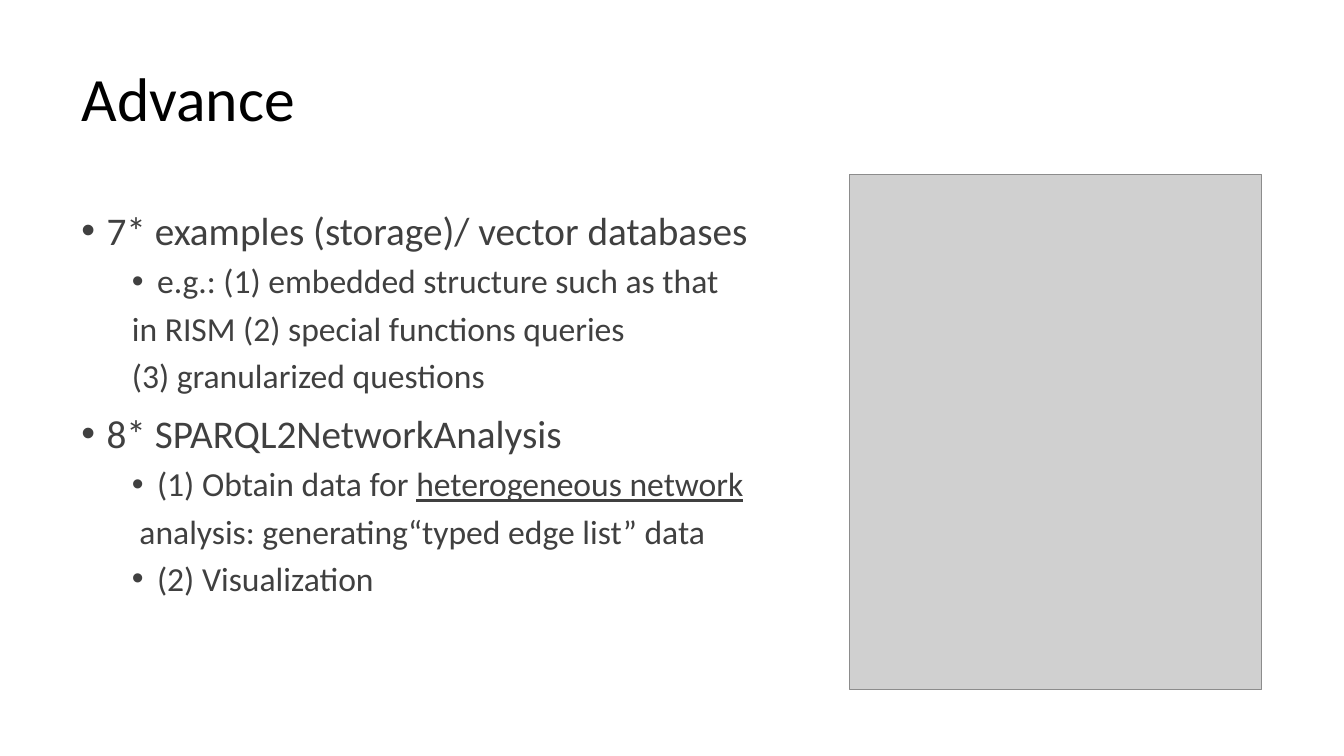
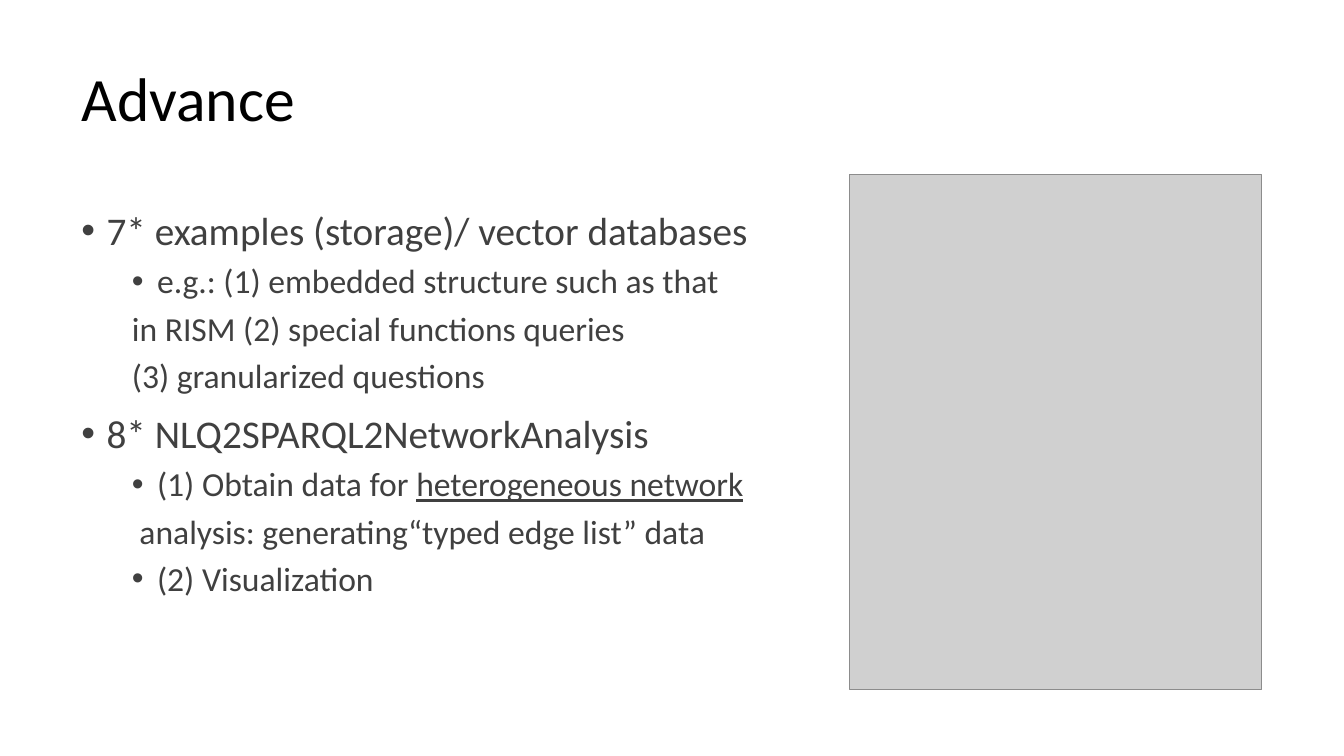
Before and after one commit to DDMAL/linkedmusic-queries, a slide deck: slide 12 of handOver_generalReviewOf_LinkedMusicQueries2024-2025.pptx (slide 10 before the commit). Drawn at 1344x756 pixels with LibreOffice and Linux fonts; fonts in the diff are those of the drawing; grey boxes stand for pictures. Boxes give left, top, right and bottom in pixels: in the first picture for what was removed or moved away, otherwise in the second. Text is boxed around its words. In the diff, an @@ line names an element or a change of style, - is before the commit and + after.

```diff
--- a/handOver_generalReviewOf_LinkedMusicQueries2024-2025.pptx
+++ b/handOver_generalReviewOf_LinkedMusicQueries2024-2025.pptx
@@ text at <box>107,420,649,455</box>: text changed @@
-• 8* SPARQL2NetworkAnalysis
+• 8* NLQ2SPARQL2NetworkAnalysis
```
Also in this commit, not shown: 9 other slides changed, 3 slides added.
